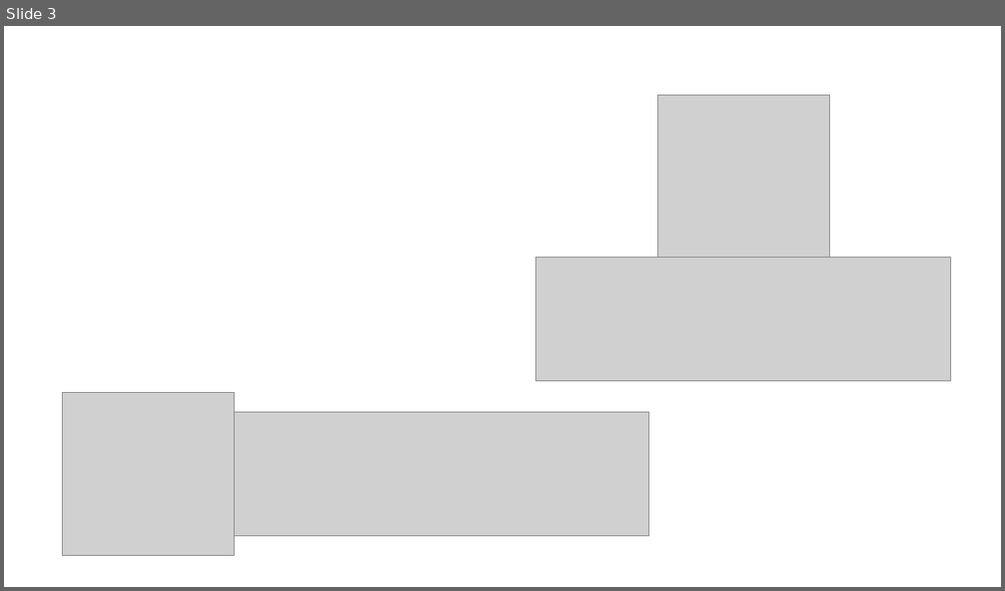
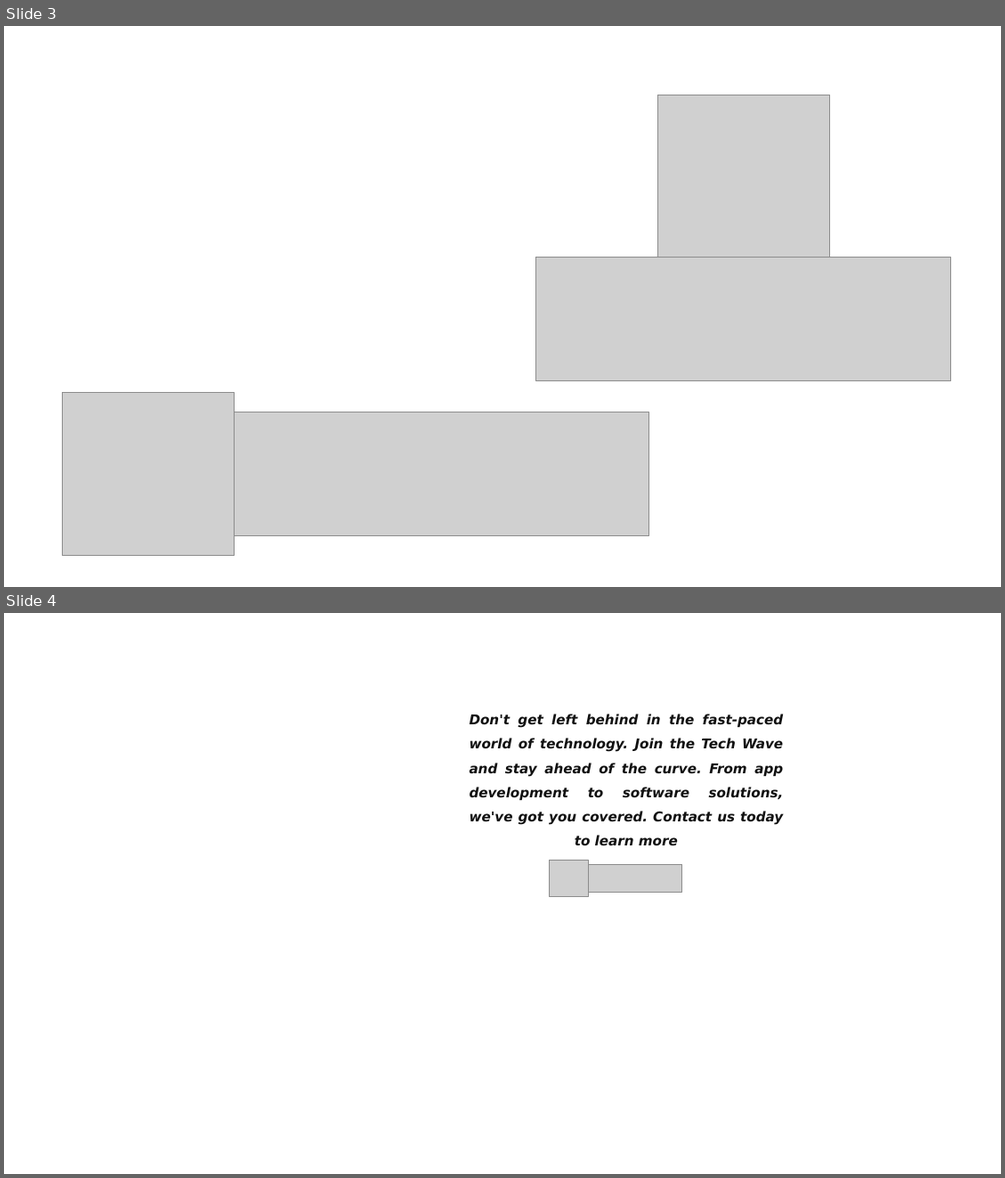
Before and after one commit to MarellaMorad/Creating-Web-Applications, a slide deck: Assignment Part 1/Logo and Backgrounds.pptx. Shown one above the other, each under a label of ours: slide 3 before the commit, slides 3 and 4 after it. The pictures are 1005x591 and 1005x1178 pixels, drawn with LibreOffice and Linux fonts; fonts in the diff are those of the drawing; grey boxes stand for pictures. Boxes give left, top, right and bottom in pixels: in the first picture for what was removed or moved away, otherwise in the second. Text is boxed around its words. In the diff, an @@ line names an element or a change of style, - is before the commit and + after.

```diff
--- a/Assignment Part 1/Logo and Backgrounds.pptx
+++ b/Assignment Part 1/Logo and Backgrounds.pptx
@@ slide 4 added at (4,613,1001,1174), background #FFFFFF @@
@@ text added at (469,714,784,846), 13 pt, text #111111, bold, italic @@
+Don't get left behind in the fast-paced world of technology. Join the Tech Wave and stay ahead of the curve. From app development to software solutions, we've got you covered. Contact us today
+to learn more
@@ picture added at (550,860,589,896) @@
@@ picture added at (589,864,682,892) @@
```
Also in this commit, not shown: 11 other files.
